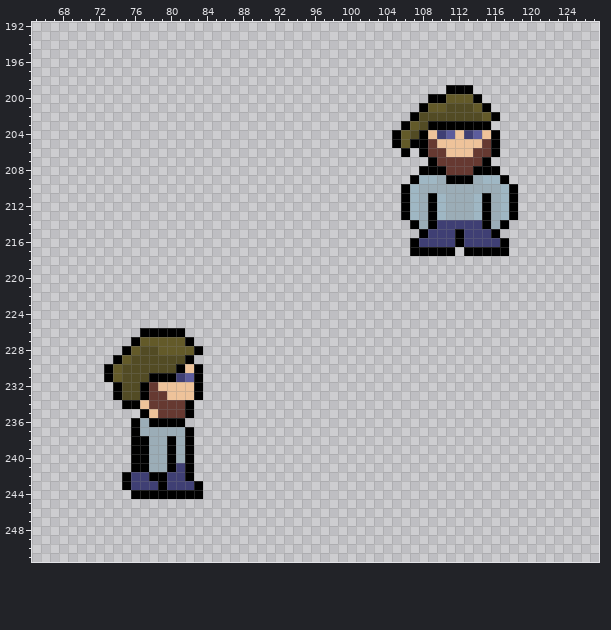
Two states of a pixel-art file, assets/ld51.aseprite. The picture above is the old version.
512x512 pixels, 1 frame. Colours within 5 levels of each other are drawn and written as one. Shown: x 65..127, y 192..251.
And afterwards:
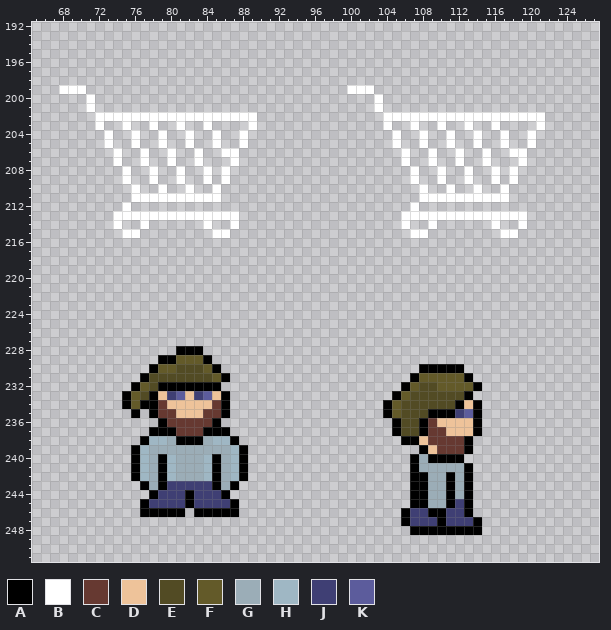
Palette (. is transparent): A #000000  B #ffffff  C #663931  D #eec39a  E #524b24  F #635a29  G #9badb7  H #9fb7c4  J #3f3f74  K #5c5c9c
Diff:
--- layers "Fauteuil", "Sol + mur"
@@ x 65..127 @@
 198 ...............................................................
-199 ..............................................AAA..............
-200 ............................................AAFFFA.............
-201 ...........................................AFFEEEFA............
-202 ..........................................AEEEEEEEFA...........
-203 .........................................AFEAAAAAAA............
-204 ........................................AFEADJKDJKDA...........
-205 ........................................AFAACDDDDDCA...........
-206 .........................................A.ACCDDDCCA...........
-207 ............................................ACCCCCA............
-208 ...........................................AAACCCAAA...........
-209 ..........................................AHHGAAAGHHA..........
-210 .........................................AHGGGGGGGGGHA.........
-211 .........................................AHGAHGGGHAGHA.........
-212 .........................................AHGAHGGGHAGHA.........
-213 .........................................AHGAHGGGHAGHA.........
-214 ..........................................AGAJJJJJAGA..........
-215 ...........................................AJJJAJJJA...........
-216 ..........................................AJJJJAJJJJA..........
-217 ..........................................AAAAA.AAAAA..........
+199 ...BBB.............................BBB.........................
+200 ......B...............................B........................
+201 ......B...............................B........................
+202 .......BBBBBBBBBBBBBBBBBB..............BBBBBBBBBBBBBBBBBB......
+203 .......B..B..B..B..B....B..............B..B..B..B..B....B......
+204 ........B..B..B..B..B..B................B..B..B..B..B..B.......
+205 ........B..B..B..B..B..B................B..B..B..B..B..B.......
+206 .........B..B..B..B..BB..................B..B..B..B..BB........
+207 .........B..B..B..B...B..................B..B..B..B...B........
+208 ..........B..B..B..B.B....................B..B..B..B.B.........
+209 ..........B..B..B..B.B....................B..B..B..B.B.........
+210 ...........B..B..B..B......................B..B..B..B..........
+211 ...........BBBBBBBBBB......................BBBBBBBBBB..........
+212 ..........B...............................B....................
+213 .........BBBBBBBBBBBBBB..................BBBBBBBBBBBBBB........
+214 .........B..B......B..B..................B..B......B..B........
+215 ..........BB........BB....................BB........BB.........
+216 ...............................................................
+217 ...............................................................
 218 ...............................................................
@@ x 65..127 @@
 225 ...............................................................
-226 ............AAAAA..............................................
-227 ...........AFFFFFA.............................................
-228 ..........AFEEFFFFA............................................
-229 .........AFEEEEEEA.............................................
-230 ........AFEEEEEEADA............................................
-231 ........AFEEEAAAJKA............................................
-232 .........AEEACDDDDA............................................
-233 .........AEEACCDDDA............................................
-234 ..........AADCCCCA.............................................
-235 ............ADCCCA.............................................
-236 ...........AGAAAA..............................................
-237 ...........AGGGGGA.............................................
-238 ...........AAGGAGA.............................................
-239 ...........AAGGAGA.............................................
-240 ...........AAGGAGA.............................................
-241 ...........AAGGAJA.............................................
-242 ..........AJJAAJJA.............................................
-243 ..........AJJJAJJJA............................................
-244 ...........AAAAAAAA............................................
-245 ...............................................................
-246 ...............................................................
-247 ...............................................................
-248 ...............................................................
+226 ...............................................................
+227 ...............................................................
+228 ................AAA............................................
+229 ..............AAFFFA...........................................
+230 .............AFFEEEFA......................AAAAA...............
+231 ............AEEEEEEEFA....................AFFFFFA..............
+232 ...........AFEAAAAAAA....................AFEEFFFFA.............
+233 ..........AFEADJKDJKDA..................AFEEEEEEA..............
+234 ..........AFAACDDDDDCA.................AFEEEEEEADA.............
+235 ...........A.ACCDDDCCA.................AFEEEAAAJKA.............
+236 ..............ACCCCCA...................AEEACDDDDA.............
+237 .............AAACCCAAA..................AEEACCDDDA.............
+238 ............AHHGAAAGHHA..................AADCCCCA..............
+239 ...........AHGGGGGGGGGHA...................ADCCCA..............
+240 ...........AHGAHGGGHAGHA..................AGAAAA...............
+241 ...........AHGAHGGGHAGHA..................AGGGGGA..............
+242 ...........AHGAHGGGHAGHA..................AAGGAGA..............
+243 ............AGAJJJJJAGA...................AAGGAGA..............
+244 .............AJJJAJJJA....................AAGGAGA..............
+245 ............AJJJJAJJJJA...................AAGGAJA..............
+246 ............AAAAA.AAAAA..................AJJAAJJA..............
+247 .........................................AJJJAJJJA.............
+248 ..........................................AAAAAAAA.............
 249 ...............................................................
